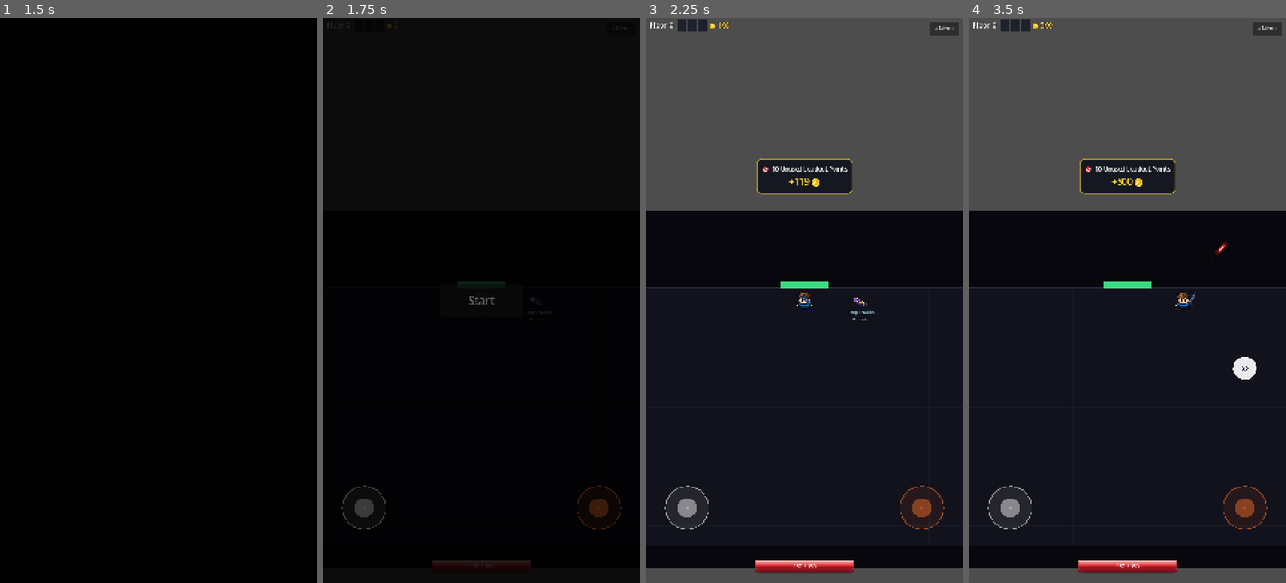
Above: before the commit, frames 1-4 (left to right).
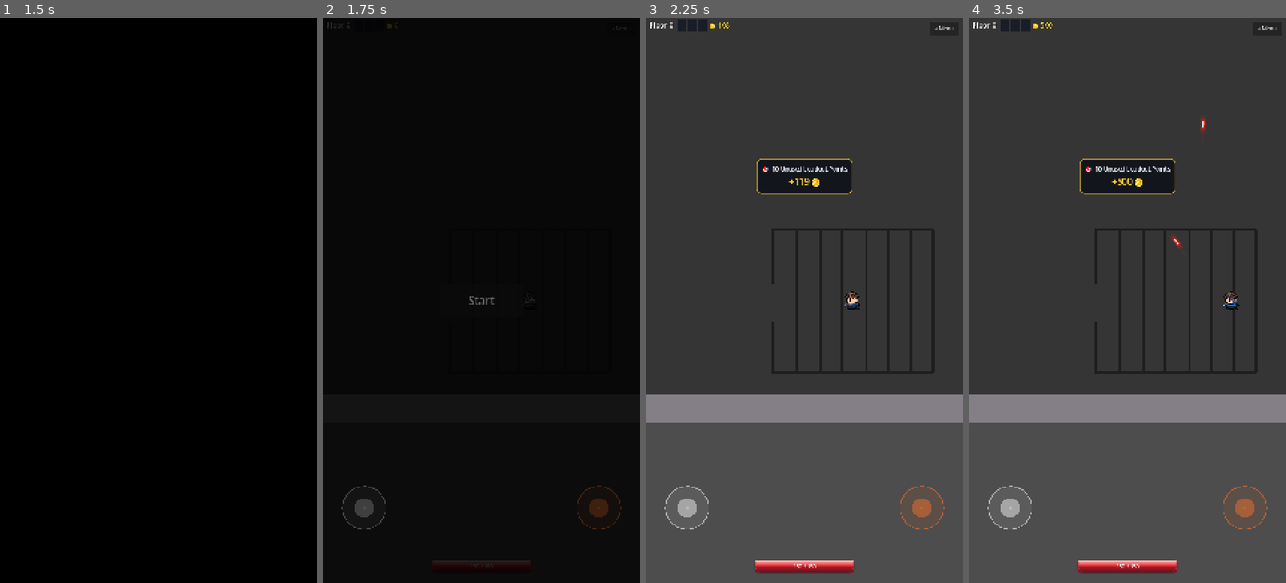
Above: after the commit, the same moments.

Repository: ryanvoget/step-rogue
Game: Godot game, scene res://scenes/menu/menu.tscn
The game is run twice, just before and just after one commit, with the same random seed, the same clock (stepped at 60 frames per second) and the same inputs. Sound files missing from this copy of the repository are replaced by a short silence.
Inputs (mouse positions are in pixels of both pictures, inside the frame that each line leads up to):
- Up to frame 1 (1.5 s): click "⚔️ Play" at 0.5 s; click "⚔️ Play" at 1.25 s
- Up to frame 2 (1.75 s): no input
- Up to frame 3 (2.25 s): click "Start" at 2 s
- Up to frame 4 (3.5 s): move the mouse to (1197, 272) at 2.77 s; hold D (move_right) from 2.78 s (still down); hold Space (shoot) from 2.78 s (still down); click (1197, 272) at 2.92 s

Frame 1 is identical in both runs. In frame 2, 0.1% of the frame differs, in the area x 42-69%, y 46-51%; in frame 3, 60%; in frame 4, 61%, in the area x 0-100%, y 17-98%.

Commit message:
Holding Bay: 2x scale, walkable corridor, cell spawn; Control Room door bays
Holding Bay was invisible because _draw_lobby() still painted the old code-drawn
placeholder — a full-room near-black rect — over the sprite, which sits at
z_index -10. That placeholder is deleted; the lobby now draws only its door
marker, like a combat room.

Scale: the art is drawn at MAP_SCALE (2x) like the hallways, not 1:1, making the
room 2082x1920 — twice the width of a 1040-wide hallway. At 1x its pixels were
half the size of the player's (the player sprite is itself drawn at 2x), so this
also restores pixel-density parity. All LOBBY_* rects are the measured art
coordinates x2.

The corridor is now genuinely walkable and the door sits at its far top end
rather than where it meets the slab. Two things were blocking that:
  • _play was the floor slab only, and player.gd hard-clamps the player to
    GameManager.play_rect every frame — an invisible wall across the hallway no
    collider could explain. _play now spans the corridor too; the T shape is
    enforced by _build_lobby_walls (slab top split around the corridor mouth,
    corridor sides, and a cap at the doorway).
  • the door trigger was a thin band, so it only fired in the last few pixels
    before the cap. It is now a deep band down the top of the corridor.

The player spawns inside one of the two barred holding cells (picked at random)
and the Teleportation Bracelet sits on the blue console mid-floor, on the path
from either cell to the corridor.

world.gd built the lobby AFTER spawning the player, so player_spawn_pos was read
from room.gd's default "combat" hallway and the player was stranded up in the
corridor once the room reconfigured under them. The room is now built first,
with a camera snap once the player exists.

Control Room door markers moved from the circle's edge onto the four rectangular
bays where the circle breaks out at the map edge (top/bottom 128x25 at x456;
left/right 104 tall and ~59 deep — asymmetric because the circle is inset more
horizontally than vertically in a 1041x960 frame).

Also guards _draw against empty door outlines: a layout with no marker for a side
(the lobby has only a top door) spammed a draw_polyline error every frame.

Co-Authored-By: Claude Opus 5 <noreply@anthropic.com>

Diff:
--- a/scenes/rooms/room.gd
+++ b/scenes/rooms/room.gd
@@ -1,8 +1,12 @@
 extends Node2D
 
-# The room has two layouts, switched by world.gd via configure(kind):
-#  • "combat"/"start": the 520x240 "Hallway v2" art drawn at MAP_SCALE (2x) → a 1040x480 room shown
-#    at 1x camera zoom, exactly screen-filling (fixed camera). This is the original room.
+# The room has four layouts, switched by world.gd via configure(kind):
+#  • "combat" (also shop/boss): a 520x240 "Hallway" variant drawn at MAP_SCALE (2x) → a 1040x480
+#    room shown at 1x camera zoom, exactly screen-filling (fixed camera). The original room.
+#  • "control": the round Control Room, art authored 1:1 at 1041x960 (so scale 1). Taller than the
+#    view, so the camera scrolls vertically. Walkable floor is a CIRCLE — see _build_walls.
+#  • "start": the Holding Bay lobby, also 1:1 at 1041x960 and vertically scrolling, and the only
+#    animated room (6 frames, see _set_lobby_animation). One door, at the top.
 #  • "bar": a 2080x480 room (2x the hallway width) with a low-detail placeholder floor drawn in code
 #    (no PNG yet), which the camera SCROLLS across as the player moves (see world.gd's camera update).
 # _play is the walkable floor; world reads GameManager.play_rect / room_w / room_h for all bounds.
@@ -11,13 +15,28 @@
 const COMBAT_H := 480.0
 const BAR_W := 2080.0 # 2x the hallway width; scrolls horizontally
 const BAR_H := 480.0
-# Starting room: the "Holding Bay" art, authored 1:1 at final world size (NOT 2x like the
-# hallways), so it draws at scale 1. Taller than the 480px view, so the camera scrolls vertically.
-const LOBBY_W := 1041.0
-const LOBBY_H := 960.0
+# Starting room: the "Holding Bay" art (1041x960) drawn at MAP_SCALE like the hallways, so its
+# pixel density matches the player sprite and the room comes out 2082x1920 — twice the width of a
+# 1040-wide hallway room. Bigger than the view on both axes, so the camera scrolls to follow.
+# Every LOBBY_* rect below is in WORLD units, i.e. the measured art coordinate x2.
+const LOBBY_W := 2082.0
+const LOBBY_H := 1920.0
 const LOBBY_TEXTURE := "res://assets/Sprites/Floor Types/Holding Bay f%d.png"
 const LOBBY_FRAMES := 6      # Holding Bay is a 6-frame loop (a sparkle on the console)
 const LOBBY_FRAME_TIME := 0.1 # 100ms per frame, matching the source GIF
+# Measured from the art: the floor slab the player can walk on (the corridor above it is art —
+# the top door is a trigger at the slab's edge, like every other door), and the two barred
+# holding cells at the bottom that the player starts inside.
+const LOBBY_SLAB := Rect2(112.0, 808.0, 1856.0, 992.0)             # art (56,404,928,496) x2
+const LOBBY_CELLS := [Vector2(386.0, 1594.0), Vector2(1690.0, 1594.0)] # art (193,797)/(845,797) x2
+const LOBBY_CONSOLE := Vector2(1038.0, 1190.0)                     # art (519,595) x2 — the blue circle
+# The long corridor running up out of the slab. It IS walkable (the walls are T-shaped — see
+# _build_lobby_walls), and the door sits at the far top end of it rather than where it meets the
+# slab, so the run opens with a walk up the full hallway.
+const LOBBY_CORRIDOR_X0 := 924.0  # art 462 x2
+const LOBBY_CORRIDOR_X1 := 1156.0 # art 578 x2
+const LOBBY_CORRIDOR_TOP := 152.0 # art 76 x2 — player walks up to here; the dark doorway is above
+const LOBBY_DOOR_RECT := Rect2(924.0, 0.0, 232.0, 152.0)
 # "Control Room": a round room, also authored 1:1 at 1041x960 and also vertically scrolling. Its
 # walkable floor is a CIRCLE, so _build_walls rings it with rotated segments instead of 4 rects.
 # The four corridors in the art are decorative — doors are trigger zones at the wall, not openings.
@@ -78,11 +97,16 @@
 		_room_h = BAR_H
 		_play = Rect2(90.0, 150.0, BAR_W - 180.0, 210.0) # wide walkable band with wall margins
 	elif kind == "start":
-		# The Holding Bay: one door at the top, floor slab measured from the art (32,183)-(1007,922),
-		# inset so the player can't stand inside the wall trim.
+		# The Holding Bay: one door at the top. The walkable slab is (32,380)-(1007,922) in the art
+		# — everything above that is the corridor, which is scenery — inset so the player can't
+		# stand inside the wall trim.
 		_room_w = LOBBY_W
 		_room_h = LOBBY_H
-		_play = Rect2(56.0, 206.0, 928.0, 692.0)
+		# NOTE: _play must span the corridor as well as the slab. player.gd hard-clamps the player
+		# to GameManager.play_rect every frame, so a slab-only rect makes the corridor unreachable
+		# — an invisible wall across the hallway, no matter what the colliders say. The T shape is
+		# enforced by _build_lobby_walls; this rect is just the outer bound.
+		_play = Rect2(LOBBY_SLAB.position.x, LOBBY_CORRIDOR_TOP, LOBBY_SLAB.size.x, LOBBY_SLAB.end.y - LOBBY_CORRIDOR_TOP)
 	elif kind == "control":
 		# Round room. _play is the square the door zones hang off (door_zone/entry_position derive
 		# from it), sized so each zone lands right at the circle's edge by its corridor mouth. The
@@ -95,9 +119,9 @@
 		_room_h = COMBAT_H
 		_play = Rect2(120.0, 102.0, 800.0, 276.0)
 	_setup_map_sprite()
-	# Hallway art is authored at half size and drawn 2x; the Holding Bay and Control Room are
-	# authored at final world size and drawn 1:1.
-	_map_sprite.scale = Vector2.ONE if (kind == "start" or kind == "control") else Vector2(MAP_SCALE, MAP_SCALE)
+	# Hallway and Holding Bay art are drawn at MAP_SCALE (2x), matching the player sprite's own 2x
+	# so pixel density lines up. The Control Room is the one drawn 1:1.
+	_map_sprite.scale = Vector2.ONE if kind == "control" else Vector2(MAP_SCALE, MAP_SCALE)
 	_map_sprite.visible = kind != "bar" # only the bar is still a code-drawn placeholder
 	_set_lobby_animation(kind == "start")
 	if kind == "control":
@@ -110,8 +134,12 @@
 	GameManager.room_h = _room_h
 	GameManager.play_rect = _play
 	_build_walls()
-	# Lobby: spawn near the bottom so the player walks up toward the single top door.
-	player_spawn_pos = Vector2(_play.get_center().x, _play.end.y - 140.0) if kind == "start" else _play.get_center()
+	# Lobby: start locked in one of the two holding cells (picked at random), so the run opens
+	# with a walk up out of the cell toward the single top door.
+	if kind == "start":
+		player_spawn_pos = LOBBY_CELLS[randi() % LOBBY_CELLS.size()]
+	else:
+		player_spawn_pos = _play.get_center()
 	var cy := _play.get_center().y
 	enemy_spawn_positions = []
 	for fx in [0.18, 0.32, 0.50, 0.68, 0.82, 0.40, 0.60, 0.25]:
@@ -207,6 +235,12 @@
 # Trigger zone for a door: a thin band right at the door mouth, so the room only changes once the
 # player has actually walked up to the door. Uses _play, so it adapts to both room sizes.
 func door_zone(side: int) -> Rect2:
+	# Holding Bay: the door is at the FAR top of the corridor, not where it meets the slab, so the
+	# trigger band sits just below the doorway rather than being derived from _play.
+	if _kind == "start" and side == SIDE_TOP:
+		# Deep band (down the top of the corridor) so it fires well before the player reaches the
+		# cap wall — the transition should never feel like walking into a dead end.
+		return Rect2(LOBBY_CORRIDOR_X0, LOBBY_CORRIDOR_TOP, LOBBY_CORRIDOR_X1 - LOBBY_CORRIDOR_X0, 200.0)
 	var c := _play.get_center()
 	match side:
 		SIDE_TOP:    return Rect2(c.x - DOOR_W / 2.0, _play.position.y - 62.0, DOOR_W, 50.0)
@@ -227,6 +261,23 @@
 
 # Closed outline (world coords) tracing each combat door's true trapezoid (hallway art perspective).
 func _door_outline(side: int) -> PackedVector2Array:
+	# Round room: the doors are the four rectangular bays where the circle breaks out into a
+	# straight-sided nub at the map edge. Measured from the art (top/bottom bays are 128 wide and
+	# 25 deep; the left/right ones are 104 tall and ~59 deep, since the circle is inset more
+	# horizontally than vertically in a 1041x960 frame).
+	if _kind == "control":
+		match side:
+			SIDE_TOP:    return PackedVector2Array([Vector2(456,0),   Vector2(584,0),   Vector2(584,25),  Vector2(456,25),  Vector2(456,0)])
+			SIDE_BOTTOM: return PackedVector2Array([Vector2(456,935), Vector2(584,935), Vector2(584,960), Vector2(456,960), Vector2(456,935)])
+			SIDE_LEFT:   return PackedVector2Array([Vector2(0,428),   Vector2(59,428),  Vector2(59,532),  Vector2(0,532),   Vector2(0,428)])
+			SIDE_RIGHT:  return PackedVector2Array([Vector2(1041,431),Vector2(981,431), Vector2(981,529), Vector2(1041,529),Vector2(1041,431)])
+		return PackedVector2Array()
+	# Holding Bay: one door, drawn around the dark mouth at the far top end of the corridor.
+	if _kind == "start":
+		if side == SIDE_TOP:
+			var d := LOBBY_DOOR_RECT
+			return PackedVector2Array([d.position, Vector2(d.end.x, d.position.y), d.end, Vector2(d.position.x, d.end.y), d.position])
+		return PackedVector2Array()
 	match side:
 		SIDE_TOP:    return PackedVector2Array([Vector2(452,0),   Vector2(586,0),   Vector2(564,96),  Vector2(474,96),  Vector2(452,0)])
 		SIDE_BOTTOM: return PackedVector2Array([Vector2(474,382), Vector2(564,382), Vector2(586,478), Vector2(452,478), Vector2(474,382)])
@@ -248,11 +299,14 @@
 	if _kind == "bar":
 		_draw_bar()
 		return
-	if _kind == "start":
-		_draw_lobby()
-		return
+	# The lobby used to be a code-drawn placeholder; it now has real art (Holding Bay), so drawing
+	# that background here would paint straight over the sprite (which sits at z_index -10). Only
+	# the door marker is drawn now, exactly like a combat room.
 	# Combat: the floor/walls come from the Hallway art; only the door status outlines are drawn.
 	for side in door_sides:
+		var outline := _door_outline(side)
+		if outline.size() < 2:
+			continue # this layout has no marker for that side (e.g. the lobby's single top door)
 		var frame_col := DOOR_LOCKED_COLOR
 		var width := 3.0
 		if not doors_locked:
@@ -263,28 +317,7 @@
 				width = 5.0
 			else:
 				frame_col = DOOR_BACK_COLOR if side == entry_side else DOOR_OPEN_COLOR
-		draw_polyline(_door_outline(side), frame_col, width)
-
-# Dark placeholder for the starting lobby (a PNG can replace it): near-black walls, a very dark floor
-# with a faint grid, and the single top door glowing green.
-func _draw_lobby() -> void:
-	draw_rect(Rect2(0.0, 0.0, _room_w, _room_h), Color(0.03, 0.03, 0.05))
-	draw_rect(_play, Color(0.07, 0.07, 0.11))
-	draw_rect(_play, Color(0.16, 0.17, 0.24), false, 3.0)
-	# Faint grid on the floor for depth.
-	var step := 160.0
-	var gx := _play.position.x + step
-	while gx < _play.end.x:
-		draw_line(Vector2(gx, _play.position.y), Vector2(gx, _play.end.y), Color(1, 1, 1, 0.03), 1.0)
-		gx += step
-	var gy := _play.position.y + step
-	while gy < _play.end.y:
-		draw_line(Vector2(_play.position.x, gy), Vector2(_play.end.x, gy), Color(1, 1, 1, 0.03), 1.0)
-		gy += step
-	# The single top door (drawn green — always open).
-	for side in door_sides:
-		var col := DOOR_BACK_COLOR if side == entry_side else DOOR_OPEN_COLOR
-		draw_rect(_bar_door_rect(side), col)
+		draw_polyline(outline, frame_col, width)
 
 # Low-detail placeholder for the bar (a PNG will replace this): dark walls, a lighter floor band, a
 # bar counter across the middle, and coloured door markers on the edges.
@@ -316,11 +349,34 @@
 	if _kind == "control":
 		_build_ring_walls(CONTROL_CENTER, CONTROL_RADIUS, CONTROL_WALL_SEGMENTS)
 		return
+	if _kind == "start":
+		_build_lobby_walls()
+		return
 	var p := _play
 	_wall(Vector2(p.position.x - WALL_T, p.position.y - WALL_T - TOP_WALL_LIFT), Vector2(p.size.x + 2.0 * WALL_T, WALL_T)) # top
 	_wall(Vector2(p.position.x - WALL_T, p.end.y),               Vector2(p.size.x + 2.0 * WALL_T, WALL_T)) # bottom
 	_wall(Vector2(p.position.x - WALL_T, p.position.y),          Vector2(WALL_T, p.size.y))                # left
 	_wall(Vector2(p.end.x,               p.position.y),          Vector2(WALL_T, p.size.y))                # right
+
+# T-shaped bounds for the Holding Bay: the floor slab, plus the corridor running up out of the
+# middle of its top edge. The slab's top wall is split into two segments so the corridor mouth is
+# open, and the corridor is capped at LOBBY_CORRIDOR_TOP where the doorway begins.
+func _build_lobby_walls() -> void:
+	var p := LOBBY_SLAB
+	var x0 := LOBBY_CORRIDOR_X0
+	var x1 := LOBBY_CORRIDOR_X1
+	_wall(Vector2(p.position.x - WALL_T, p.end.y), Vector2(p.size.x + 2.0 * WALL_T, WALL_T))       # slab bottom
+	_wall(Vector2(p.position.x - WALL_T, p.position.y), Vector2(WALL_T, p.size.y))                 # slab left
+	_wall(Vector2(p.end.x, p.position.y), Vector2(WALL_T, p.size.y))                               # slab right
+	# Slab top, either side of the corridor mouth.
+	_wall(Vector2(p.position.x - WALL_T, p.position.y - WALL_T), Vector2(x0 - (p.position.x - WALL_T), WALL_T))
+	_wall(Vector2(x1, p.position.y - WALL_T), Vector2(p.end.x + WALL_T - x1, WALL_T))
+	# Corridor sides, from the doorway down to the slab.
+	var corr_h := p.position.y - LOBBY_CORRIDOR_TOP
+	_wall(Vector2(x0 - WALL_T, LOBBY_CORRIDOR_TOP), Vector2(WALL_T, corr_h))
+	_wall(Vector2(x1, LOBBY_CORRIDOR_TOP), Vector2(WALL_T, corr_h))
+	# Cap at the top — the player stops here, at the door.
+	_wall(Vector2(x0 - WALL_T, LOBBY_CORRIDOR_TOP - WALL_T), Vector2(x1 - x0 + 2.0 * WALL_T, WALL_T))
 
 # Approximates a circular wall with `count` rotated segments sitting just outside `radius`. Each
 # segment is made 1.25x its exact arc length so neighbours overlap and no gap opens up between
--- a/scenes/world/world.gd
+++ b/scenes/world/world.gd
@@ -145,14 +145,18 @@
 	GameManager.battery_activate_requested.connect(_use_battery)
 	_props = Node2D.new()
 	add_child(_props)
+	# The very first room is an empty "lobby" (number 0) with a single door — the actual first
+	# combat room is the one the player walks into through it (see _go_through_door → number 1).
+	# This has to happen BEFORE _spawn_player: room.gd defaults to the "combat" hallway in its own
+	# _ready, so spawning first would read the hallway's centre as player_spawn_pos and strand the
+	# player up in the Holding Bay's corridor once the room reconfigured under them.
+	_rooms_entered = 0
+	_rooms[Vector2i.ZERO] = _make_room(-1, 0)
+	_refresh_doors()
 	_spawn_player()
 	_spawn_dash_pickup() # the Teleportation Bracelet, waiting in the lobby
 	_apply_loadout()
-	# The very first room is an empty "lobby" (number 0) with a single door — the actual first
-	# combat room is the one the player walks into through it (see _go_through_door → number 1).
-	_rooms_entered = 0
-	_rooms[Vector2i.ZERO] = _make_room(-1, 0)
-	_refresh_doors()
+	_update_camera(true) # snap to the player now that they exist (the _refresh_doors call had none)
 	GameManager.current_floor = 0
 	GameManager.floor_changed.emit(0)
 	# Layered "Hatches" game music: starts on the lobby, floor tiers add stems (5/10/15), and dips to
@@ -889,9 +893,12 @@
 # Places the Teleportation Bracelet pickup in the lobby, just ahead of the player toward the door.
 func _spawn_dash_pickup() -> void:
 	var p: Node2D = DASH_PICKUP_SCENE.instantiate()
-	# In the tall lobby the door is at the top, so place the bracelet a bit up the path to it.
-	var offset := Vector2(0.0, -260.0) if _room_kind == "start" else Vector2(150.0, 0.0)
-	p.global_position = _room.player_spawn_pos + offset
+	# In the Holding Bay it sits on the blue console in the middle of the floor — on the way from
+	# either holding cell to the corridor, so it's picked up naturally on the way out.
+	if _room_kind == "start":
+		p.global_position = _room.LOBBY_CONSOLE
+	else:
+		p.global_position = _room.player_spawn_pos + Vector2(150.0, 0.0)
 	_props.add_child(p)
 	_dash_pickup = p
 
Not shown, changed: Parsec.pck
